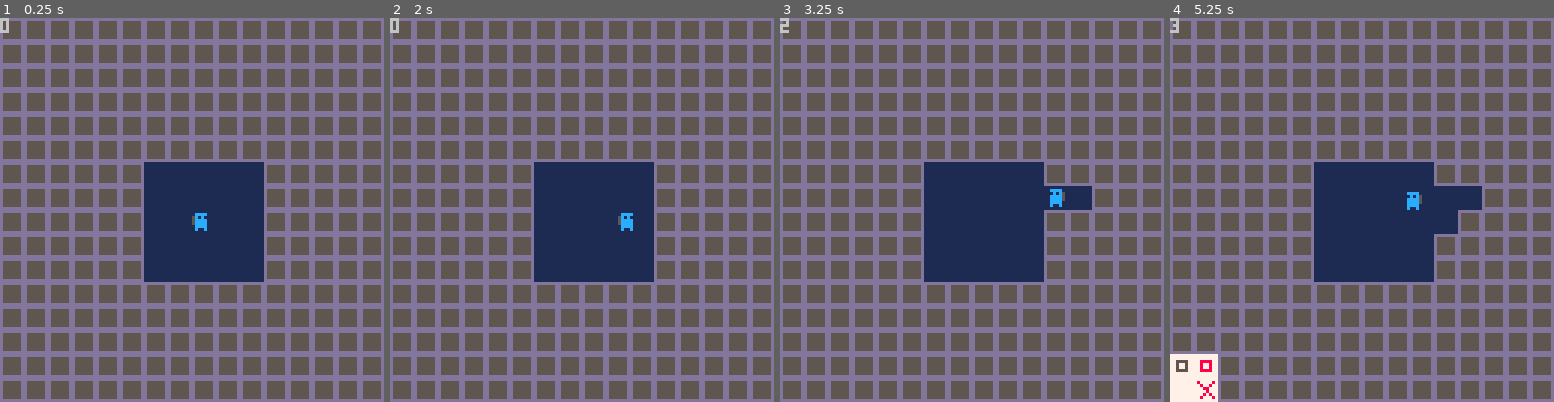
Above: before the commit, frames 1-4 (left to right).
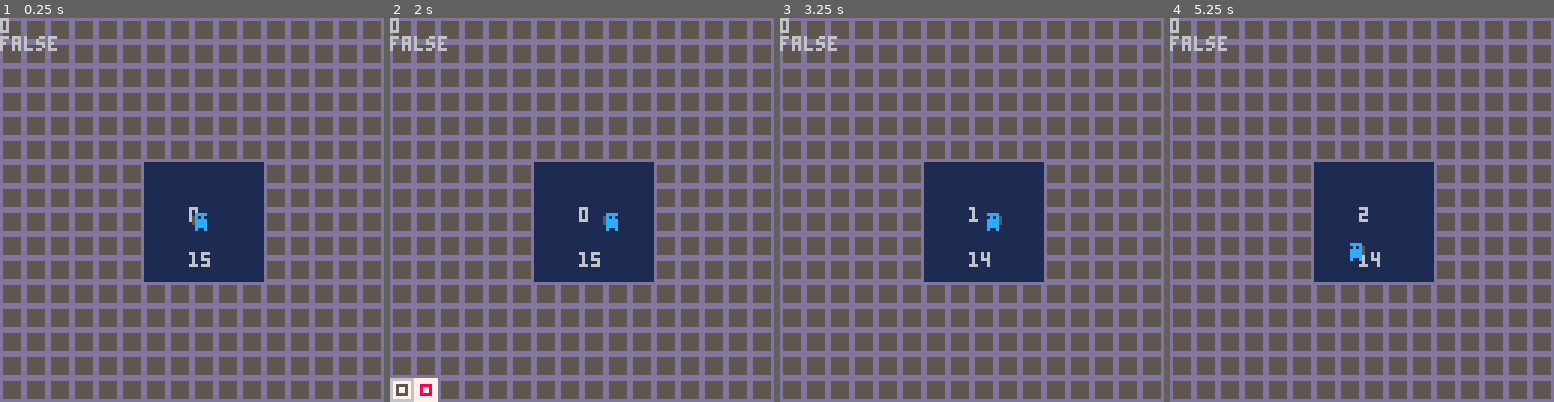
Above: after the commit, the same moments.

Repository: Ash-49/Pico8Miner
Game: PICO-8 cartridge miner.p8
Two runs of this game, one before a commit and one after it. Both use one fixed random seed, a clock stepped at 60 frames per second and the inputs below.
Inputs:
- Up to frame 1 (0.25 s): no input
- Up to frame 2 (2 s): tap X (X key) at 0.33, 1.07, 1.85 s; tap O (Z key) at 0.7, 1.7 s; hold Right from 1.6 s (still down)
- Up to frame 3 (3.25 s): release Right at 2.1 s; tap O (Z key) at 2.1, 2.5, 2.9 s; hold Up 2.15-2.42 s; hold Right 2.47-3.03 s; tap X (X key) at 2.97 s; hold Left from 3.08 s (still down)
- Up to frame 4 (5.25 s): tap O (Z key) every 0.4 s from 3.3 to 4.9 s; release Left at 3.58 s; hold Down 3.63-3.97 s; hold Right 4.02-4.68 s; tap X (X key) at 4.08, 5.2 s; hold Up 4.73-5.03 s; hold Left from 5.08 s (still down)

The runs differ from the first frame. In frame 1, 0.4% of the frame differs, in the area x 0-55%, y 4-65%; in frame 2, 1.5%; in frame 3, 1.4%; in frame 4, 3.4%, in the area x 0-82%, y 0-100%.

Commit message:
building works TD: breaking (can only break constructed walls (new sprite))

Diff:
--- a/miner.p8
+++ b/miner.p8
@@ -4,8 +4,14 @@
 
 -->8
 function _init()
+	check = false--testing
 	stone=0
 	ui=false
+	uiposx=0
+	uiposy=15
+	building=false
+	destroy=false
+	drill =  false
 	player={
 	x=63,
 	y=63,
@@ -22,6 +28,12 @@
 function _update()
 	local dx=0
 	local dy=0
+
+	if btnp(❎)then
+		ui=not ui
+	end
+
+	if(ui == false)then
 	--player movement
 	if btn(➡️)then
 	dx+=1
@@ -72,21 +84,89 @@
 		end
 	end
 
-	if btn(❎)then
-		ui=not ui
-	end
-
-
+	if btn(🅾️) then--drill
+		drill = true
+	else
+		drill = false
+	end
+
+	else--ui is true
+
+	--ui
+
+	if not destroy and not building then
+		if btnp(⬅️) and uiposx>0 then
+		uiposx-=1
+		end
+
+		if btnp(➡️) and uiposx<1 then
+		uiposx+=1
+		end
+	end
+
+	if btnp(🅾️) and uiposx == 0 and not building then --enter build mode
+		building = true
+	end
+	if btnp(🅾️) and uiposx == 1 then --destroy
+		destroy=true
+	end
+
+	-- build mode:
+	if building then
+		if btnp(❎) then
+			building = false
+			uiposx = 0
+			uiposy = 15
+		end
+		cursor_move()
+		if btnp(🅾️) and stone>0 and fget(flr((uiposx)), flr((uiposy))) != 1 and not fget(mget(flr((uiposx)), flr((uiposy))), 1) then--actual building
+			mset(flr((uiposx)), flr((uiposy)),2)
+			stone-=1
+		end
+	end
+
+
+	if destroy then
+		if btnp(❎) then
+			destroy = false
+			uiposx = 1
+			uiposy = 15
+		end
+		cursor_move()
+	end
+
+
+end--end of ui check
+
+
+end
+
+function cursor_move()
+	if btnp(⬆️) then
+			uiposy -= 1
+		end
+		if btnp(⬇️) then
+			uiposy += 1
+		end
+		if btnp(⬅️) then
+			uiposx -= 1
+		end
+		if btnp(➡️) then
+			uiposx += 1
+		end
 end
 
 function _draw()
 cls(1)
 map()
 print(stone)
+print(check)
+print(uiposx, 63, 63)
+print(uiposy, 63, 78)
 spr(1,flr(player.x+0.5),flr(player.y+0.5),1,1,player.f)
 
 --draw and check drill
-if btn(🅾️)then
+if drill then
 spr(17,flr(player.x+0.5),flr(player.y+0.5),1,1,player.f)
 
 	if fget(mget(flr((player.x+player.dx)/8), flr((player.y+player.dy)/8)),0)then
@@ -97,19 +177,20 @@
 
 --UI
 if ui==true then
-	spr(3,0,112,2,2)
+	spr(3,0,120,2,1)
+	spr(5,uiposx*8,uiposy*8)
 	end
 
 end
 __gfx__
-0000000000000000dddddddd77777777777777770000000000000000000000000000000000000000000000000000000000000000000000000000000000000000
-0000000000000000d555555d77777777777777770000000000000000000000000000000000000000000000000000000000000000000000000000000000000000
-0070070000cccc00d555555d77555577778888770000000000000000000000000000000000000000000000000000000000000000000000000000000000000000
-0007700005c0c000d555555d77577577778778770000000000000000000000000000000000000000000000000000000000000000000000000000000000000000
-0007700005cccc00d555555d77577577778778770000000000000000000000000000000000000000000000000000000000000000000000000000000000000000
-0070070005cccc00d555555d77555577778888770000000000000000000000000000000000000000000000000000000000000000000000000000000000000000
-0000000000cccc00d555555d77777777777777770000000000000000000000000000000000000000000000000000000000000000000000000000000000000000
-0000000000c00c00dddddddd77777777777777770000000000000000000000000000000000000000000000000000000000000000000000000000000000000000
+0000000000000000dddddddd77777777777777776666666600000000000000000000000000000000000000000000000000000000000000000000000000000000
+0000000000000000d555555d77777777777777776000000600000000000000000000000000000000000000000000000000000000000000000000000000000000
+0070070000cccc00d555555d77555577778888776000000600000000000000000000000000000000000000000000000000000000000000000000000000000000
+0007700005c0c000d555555d77577577778778776000000600000000000000000000000000000000000000000000000000000000000000000000000000000000
+0007700005cccc00d555555d77577577778778776000000600000000000000000000000000000000000000000000000000000000000000000000000000000000
+0070070005cccc00d555555d77555577778888776000000600000000000000000000000000000000000000000000000000000000000000000000000000000000
+0000000000cccc00d555555d77777777777777776000000600000000000000000000000000000000000000000000000000000000000000000000000000000000
+0000000000c00c00dddddddd77777777777777776666666600000000000000000000000000000000000000000000000000000000000000000000000000000000
 00000000000000000000000077777777777777770000000000000000000000000000000000000000000000000000000000000000000000000000000000000000
 00000000000000000000000077777777787777870000000000000000000000000000000000000000000000000000000000000000000000000000000000000000
 00000000000000000000000077777777778778770000000000000000000000000000000000000000000000000000000000000000000000000000000000000000
